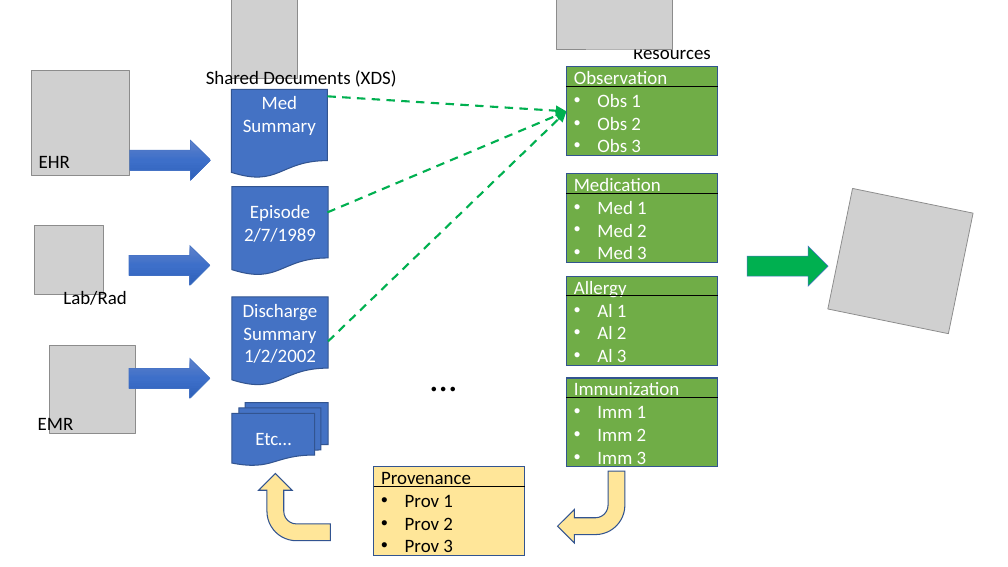
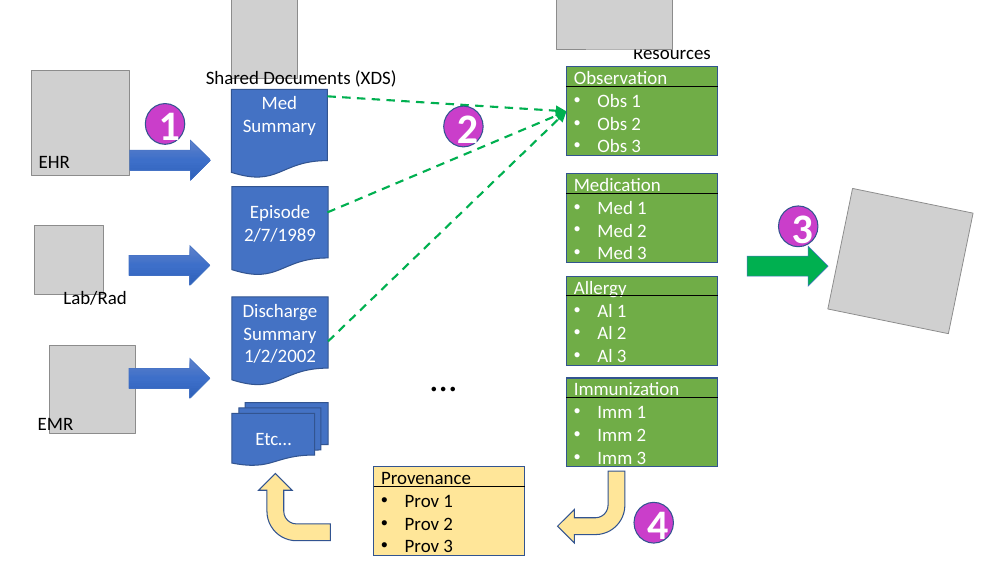
Before and after one commit to IHE/publications, a slide deck: slide 1 of ITI/HIE-Whitepaper/images/mXDE.pptx. Drawn at 1008x567 pixels with LibreOffice and Linux fonts; fonts in the diff are those of the drawing; grey boxes stand for pictures. Boxes give left, top, right and bottom in pixels: in the first picture for what was removed or moved away, otherwise in the second. Text is boxed around its words. In the diff, an @@ line names an element or a change of style, - is before the commit and + after.

```diff
--- a/ITI/HIE-Whitepaper/images/mXDE.pptx
+++ b/ITI/HIE-Whitepaper/images/mXDE.pptx
@@ ellipse added at <box>145,104,185,144</box>, fill #CA3ECA, outline #325491 1 pt, 40 pt, text #FFFFFF, bold @@
+1
@@ ellipse added at <box>444,106,483,147</box>, fill #CA3ECA, outline #325491 1 pt, 40 pt, text #FFFFFF, bold @@
+2
@@ ellipse added at <box>779,206,818,247</box>, fill #CA3ECA, outline #325491 1 pt, 40 pt, text #FFFFFF, bold @@
+3
@@ ellipse added at <box>634,502,674,543</box>, fill #CA3ECA, outline #325491 1 pt, 40 pt, text #FFFFFF, bold @@
+4
```
Also in this commit, not shown: 24 other files.
